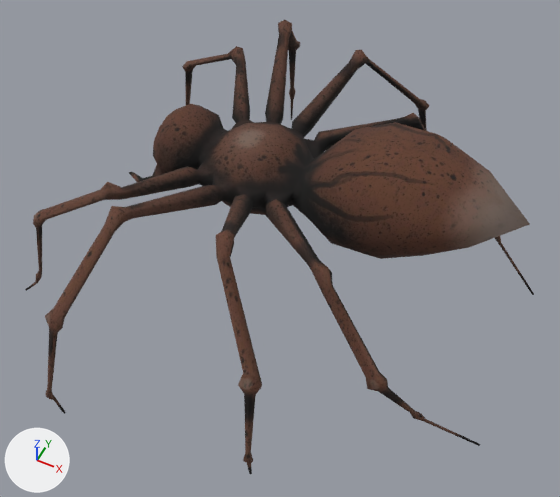
What one commit did to the COLLADA model TesteARanha/3D Objects/untitled.dae.
The view is the same before and after, from a 50 mm lens placed at (0.466, -0.906, 1.21), pointed at (0.043, -0.061, 0.154). Every picture has the same lights, and +X, +Y and +Z are marked at lower left. Where no turn or scale is listed for an object, it has been applied to the vertices.

Objects in the first picture: 'spider1'.
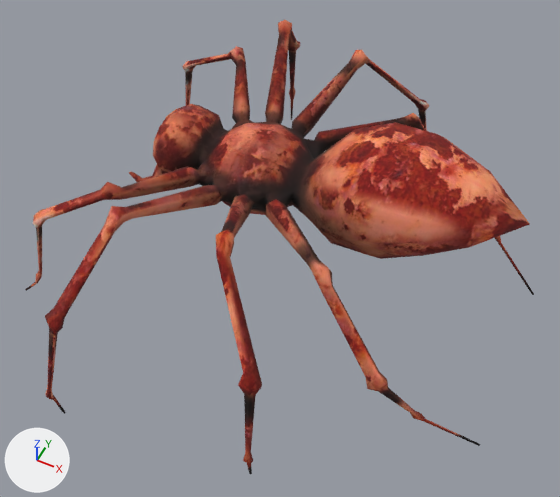
The change, as a diff of the scene's bpy script:
```diff
--- a/TesteARanha/3D Objects/untitled.dae.py
+++ b/TesteARanha/3D Objects/untitled.dae.py
@@ img_spider2_color_jpg @@
+img_spider2_color_jpg = load_image('spider2_color.jpg', 'spider2_color.jpg', 2048, 2048, 'sRGB')
@@ mat_default @@
 mat_default = principled_material('default')
-mat_default.texture = img_spider4_color_jpg
+mat_default.texture = img_spider2_color_jpg
 mat_default.roughness = 0.9
```

Boxes [x1, y1, x2, y2] around the edits, measured in the pictures (560 x 497 px):
'spider1', surface changed (brown to red)
    both: [28, 20, 530, 471]
